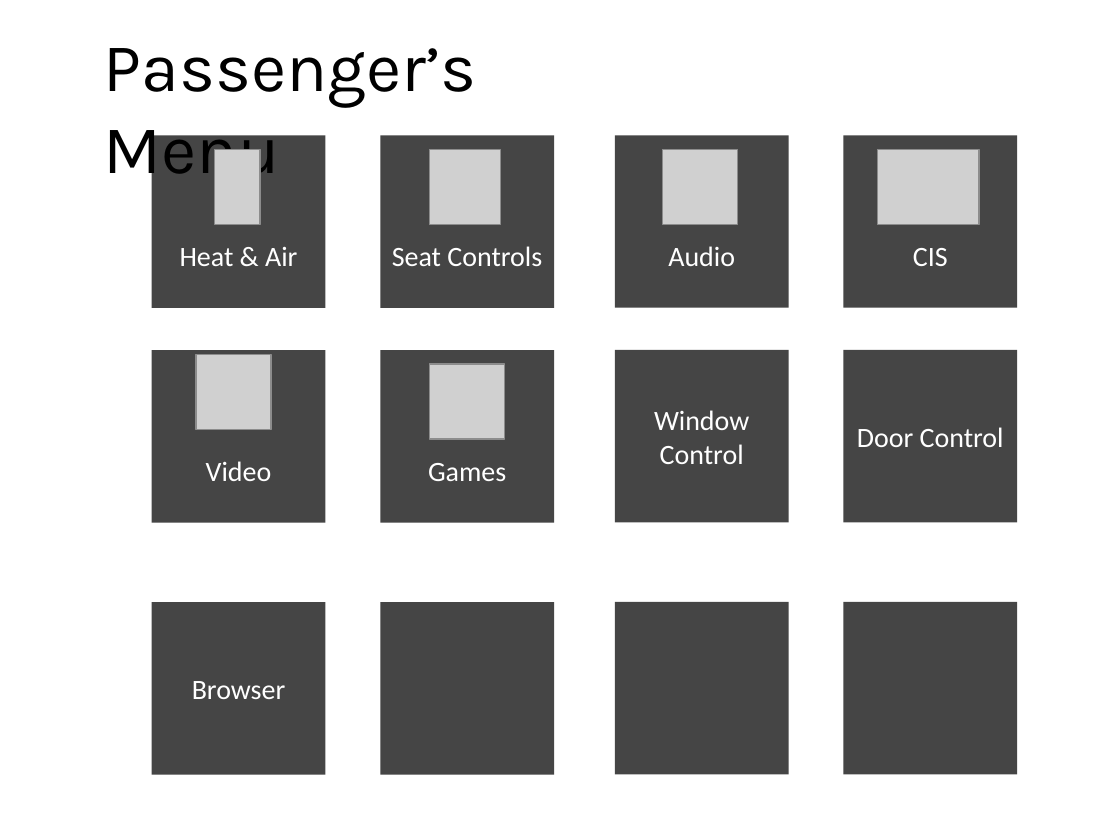
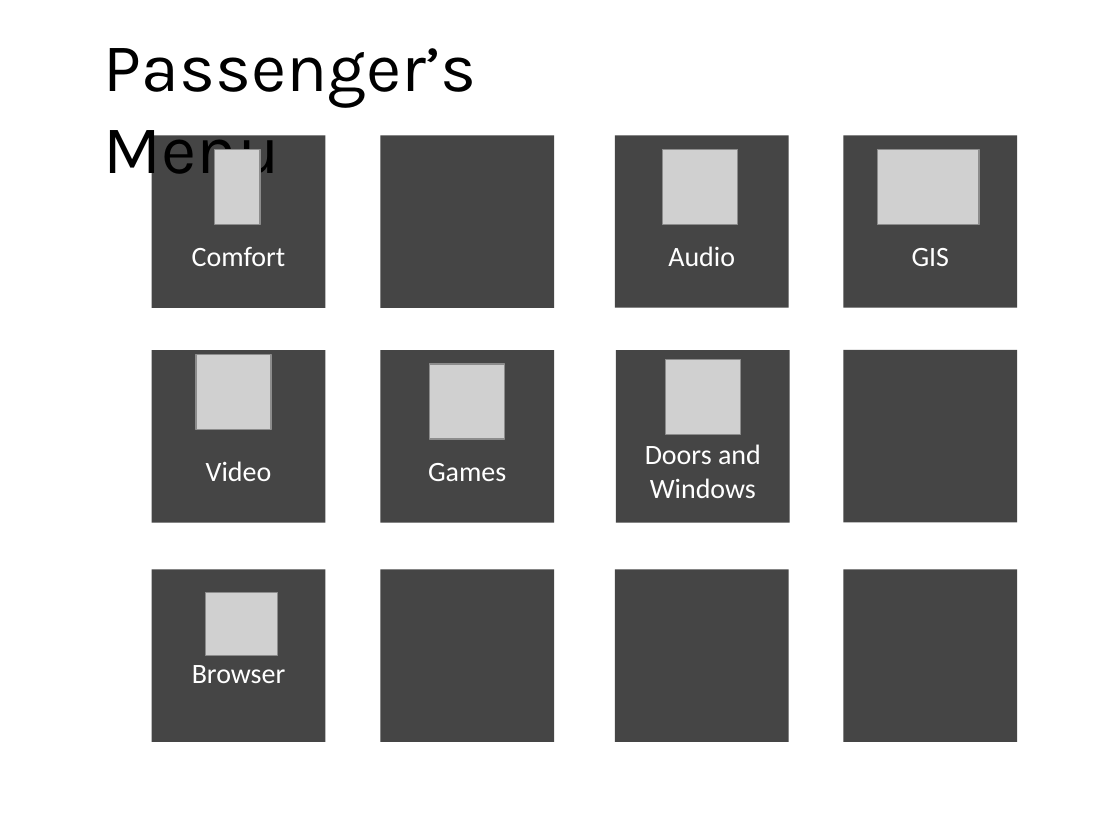
Before and after one commit to TeamCats/Docs, a slide deck: slide 4 of Mockup.pptx. Drawn at 1120x840 pixels with LibreOffice and Linux fonts; fonts in the diff are those of the drawing; grey boxes stand for pictures. Boxes give left, top, right and bottom in pixels: in the first picture for what was removed or moved away, otherwise in the second. Text is boxed around its words. In the diff, an @@ line names an element or a change of style, - is before the commit and + after.

```diff
--- a/Mockup.pptx
+++ b/Mockup.pptx
@@ picture removed at box(429, 149, 500, 224) @@
@@ text in rectangle at box(192, 247, 286, 266): text changed @@
-Heat & Air
+Comfort
@@ text in rectangle at box(392, 246, 542, 266): text removed @@
-Seat Controls
@@ text in rectangle at box(912, 248, 950, 266): text changed @@
-CIS
+GIS
@@ picture added at box(665, 360, 740, 435) @@
@@ text in rectangle at box(645, 444, 761, 498): text changed @@
-Window Control
+Doors and Windows
@@ text in rectangle at box(857, 427, 1004, 447): text removed @@
-Door Control
@@ 4 rectangles: place and size @@
-4 rectangles at box(151, 603, 1017, 775)
+4 rectangles at box(151, 569, 1017, 741)
@@ picture added at box(205, 592, 277, 655) @@
```
Also in this commit, not shown: 2 other slides changed, 3 slides added.
